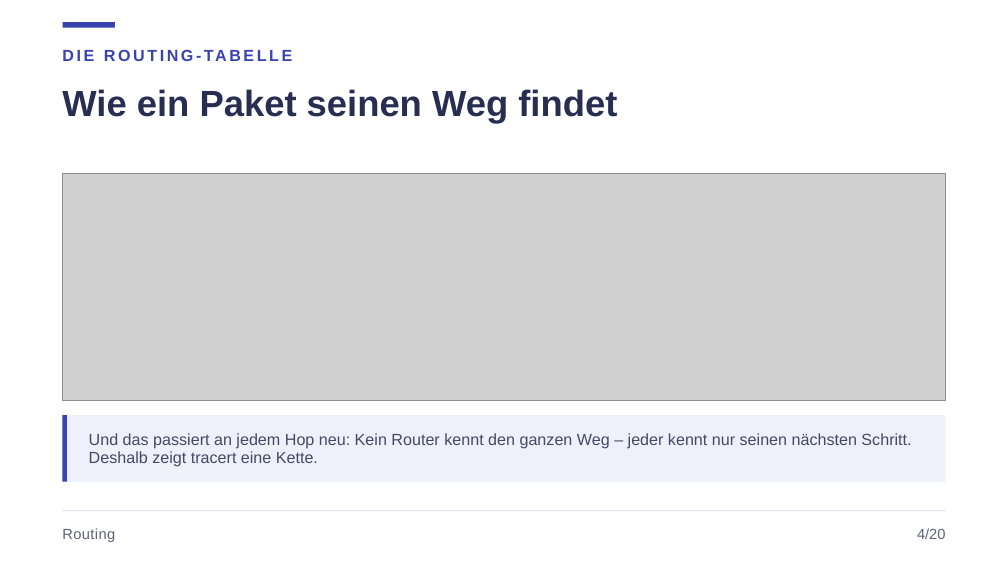
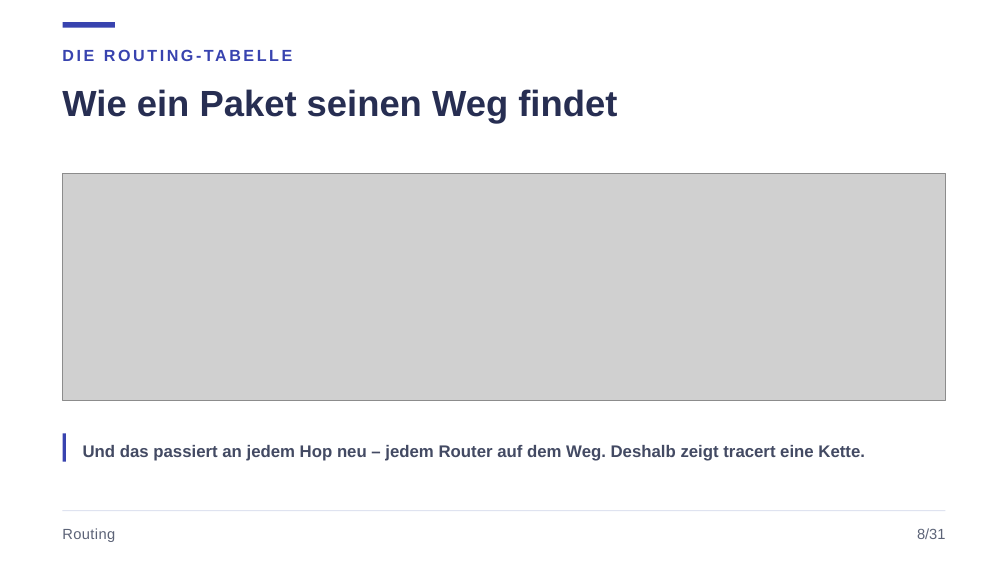
Before and after one commit to JacobMenge/kurs-unterlagen, a slide deck: slide 10 of folien/03-routing-vlan-sicherheit.pptx (slide 6 before the commit). Drawn at 1008x567 pixels with LibreOffice and Linux fonts; fonts in the diff are those of the drawing; grey boxes stand for pictures. Boxes give left, top, right and bottom in pixels: in the first picture for what was removed or moved away, otherwise in the second. Text is boxed around its words. In the diff, an @@ line names an element or a change of style, - is before the commit and + after.

```diff
--- a/folien/03-routing-vlan-sicherheit.pptx
+++ b/folien/03-routing-vlan-sicherheit.pptx
@@ rectangle removed at box(62, 415, 946, 482) @@
@@ rectangle: place and size @@
-rectangle at box(62, 415, 67, 482)
+rectangle at box(62, 433, 67, 462)
@@ text at box(83, 445, 865, 461): text changed; size 11.5 to 12 pt; bold on @@
-Und das passiert an jedem Hop neu: Kein Router kennt den ganzen Weg – jeder kennt nur seinen nächsten Schritt. Deshalb zeigt tracert eine Kette.
+Und das passiert an jedem Hop neu – jedem Router auf dem Weg. Deshalb zeigt tracert eine Kette.
@@ text "Und das passiert an jedem ..." at box(83, 445, 865, 461): vertical alignment top to middle @@
@@ text at box(917, 528, 945, 539): text changed @@
-4/20
+8/31
```
Also in this commit, not shown: 19 other slides changed, 12 slides added, 1 slide removed, 2 other files.
